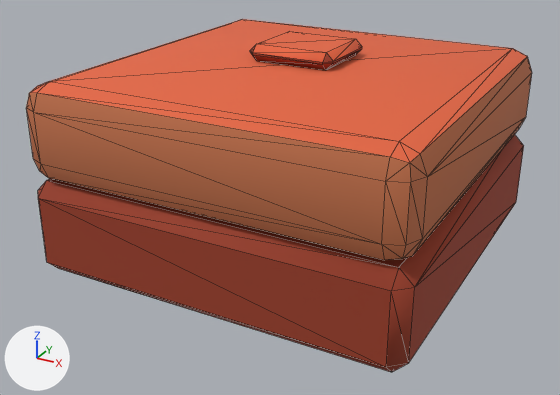
Before and after pictures for a commit that changed the glTF model Assets/Game/Shared/Kits/canyon/Models/cliff_block_low.glb.
Before and after are seen from a camera (50 mm lens) standing at (0.908, -1.755, 0.988) and looking at (-0.017, -0.072, 0.147). Lighting does not change. The marker at lower left points along +X, +Y and +Z. The first picture is the older version. Mesh edges are drawn as thin lines. Vertices at exactly the same position are counted once.

Names of what the first picture shows: 'cliff_block_low'.
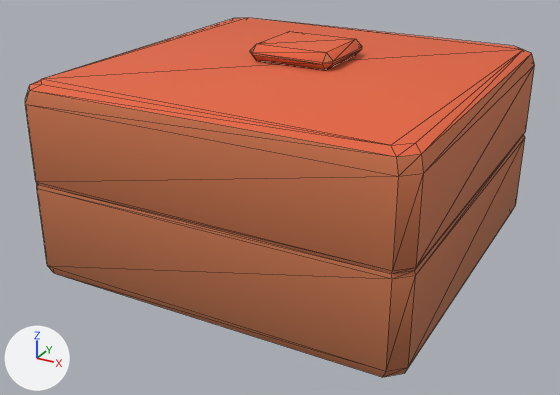
Pixel boxes [x1, y1, x2, y2] of what changed, in the pictures (560 x 395 px):
'cliff_block_low', surface changed, reshaped (lighter): before [26, 19, 532, 372]; after [25, 18, 535, 377]
part 1 of me_cliff_block_low, rebuilt (49% taller): before [26, 19, 532, 260]; after [25, 18, 535, 377]
part 2 of me_cliff_block_low, deleted (red): before [38, 134, 524, 372]
part 3 of me_cliff_block_low, surface changed: [250, 43, 362, 70] in both

The change, as a list of edits to the scene's bpy script:
```text
Change mat_canyon_palette:
    remove n3 = _N.new('ShaderNodeUVMap'); n3.name = 'UV Map'
    remove n3.uv_map = 'UVMap.001'
    where n2 = _N.new('ShaderNodeTexImage'); n2.name = 'Image Texture'
    remove _L.new(n3.outputs[0], n2.inputs[0])  # 'UV' to 'Vector'
Change me_cliff_block_low:
    used by ob_cliff_block_low; location = (0.0, 0.0, 0.0)
    remove me_cliff_block_low.from_pydata(...)  # 104 vertices, 190 faces; spans x -0.5..0.5, y -0.5..0.5, z 0.0..0.545
    add me_cliff_block_low.from_pydata(...)  # 88 vertices, 160 faces; spans x -0.5..0.5, y -0.5..0.5, z 0.0..0.545
    me_cliff_block_low part 1: the loose piece of 56 vertices spanning x -0.5..0.5, y -0.5..0.5, z 0.25..0.5 is rebuilt with 64 vertices and now spans x -0.5..0.5, y -0.5..0.5, z 0.0..0.5
    me_cliff_block_low part 2: the loose piece of 24 vertices spanning x -0.5..0.5, y -0.5..0.5, z 0.0..0.25 is deleted
    me_cliff_block_low part 3: 42 kept faces spanning x -0.13..0.11, y -0.05..0.17, z 0.5..0.545 get new texture (UV) coordinates
```
